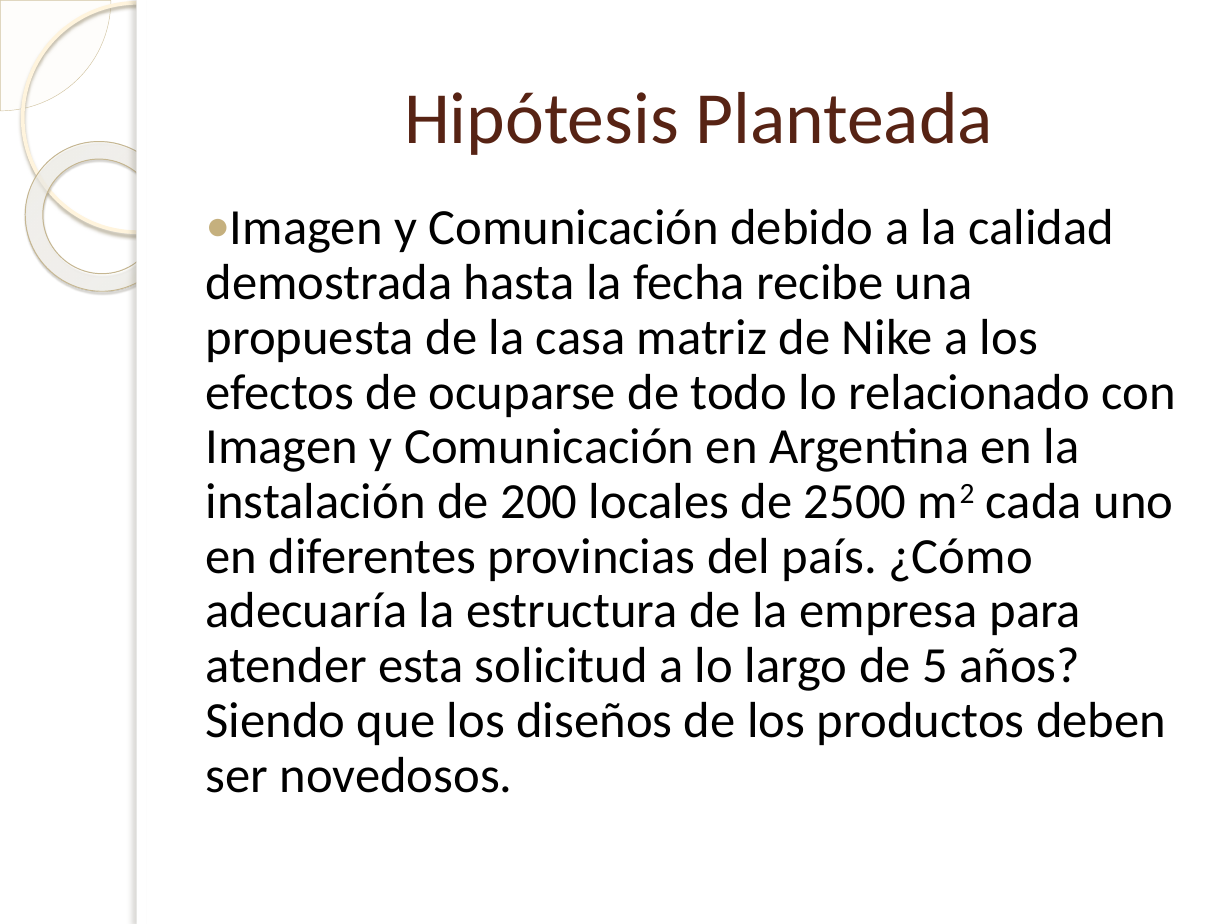
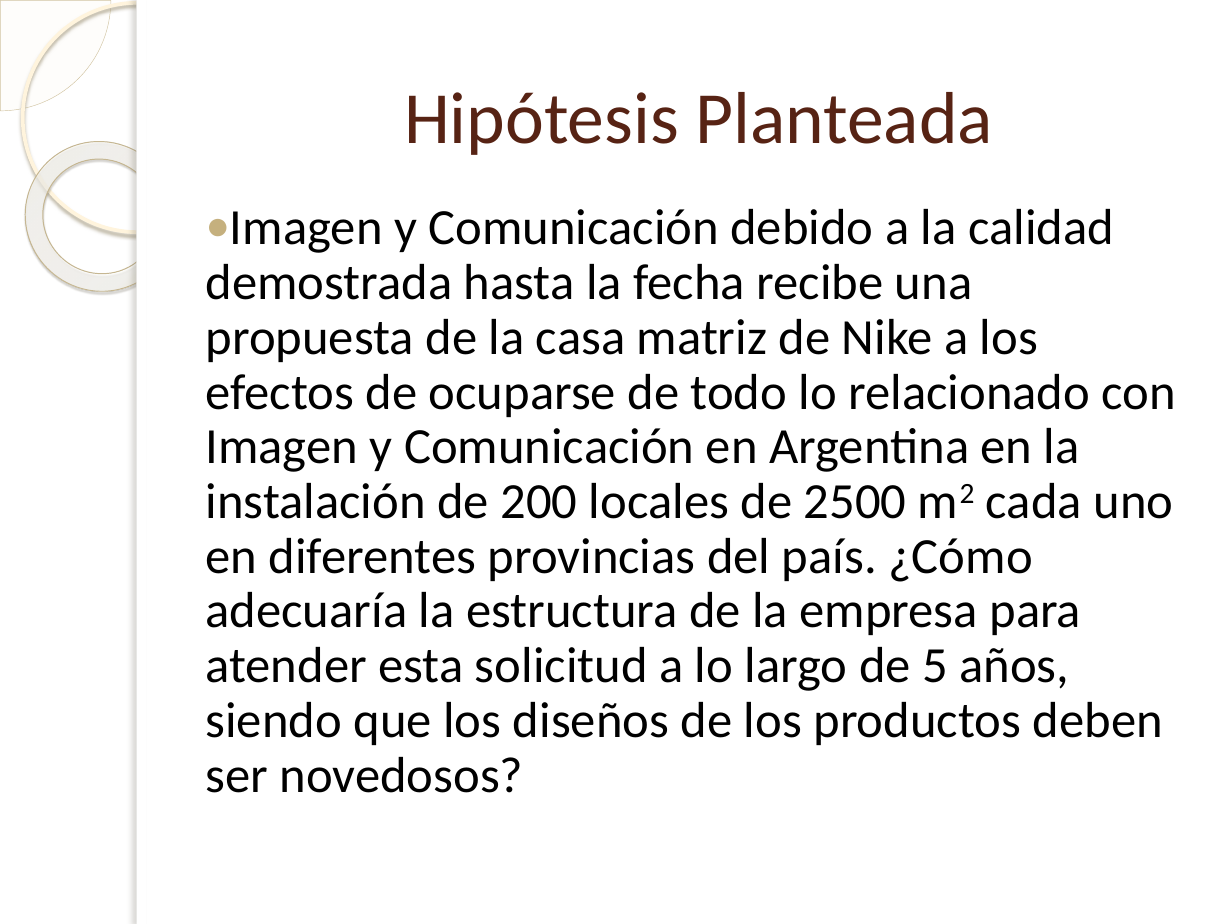
Before and after one commit to Bloodclot24/empresitas, a slide deck: slide 12 of Presentacion/Presentacion.pptx (slide 8 before the commit). Drawn at 1232x924 pixels with LibreOffice and Linux fonts; fonts in the diff are those of the drawing; background and template pictures are left out. Boxes give left, top, right and bottom in pixels: in the first picture for what was removed or moved away, otherwise in the second. Text is boxed around its words. In the diff, an @@ line names an element or a change of style, - is before the commit and + after.

```diff
--- a/Presentacion/Presentacion.pptx
+++ b/Presentacion/Presentacion.pptx
@@ text at (206, 209, 1176, 793): text changed @@
-● Imagen y Comunicación debido a la calidad demostrada hasta la fecha recibe una propuesta de la casa matriz de Nike a los efectos de ocuparse de todo lo relacionado con Imagen y Comunicación en Argentina en la instalación de 200 locales de 2500 m2 cada uno en diferentes provincias del país. ¿Cómo adecuaría la estructura de la empresa para atender esta solicitud a lo largo de 5 años? Siendo que los diseños de los productos deben ser novedosos.
+● Imagen y Comunicación debido a la calidad demostrada hasta la fecha recibe una propuesta de la casa matriz de Nike a los efectos de ocuparse de todo lo relacionado con Imagen y Comunicación en Argentina en la instalación de 200 locales de 2500 m2 cada uno en diferentes provincias del país. ¿Cómo adecuaría la estructura de la empresa para atender esta solicitud a lo largo de 5 años, siendo que los diseños de los productos deben ser novedosos?
```
Also in this commit, not shown: 6 other slides changed, 6 slides added, 1 slide removed, 15 other files.
